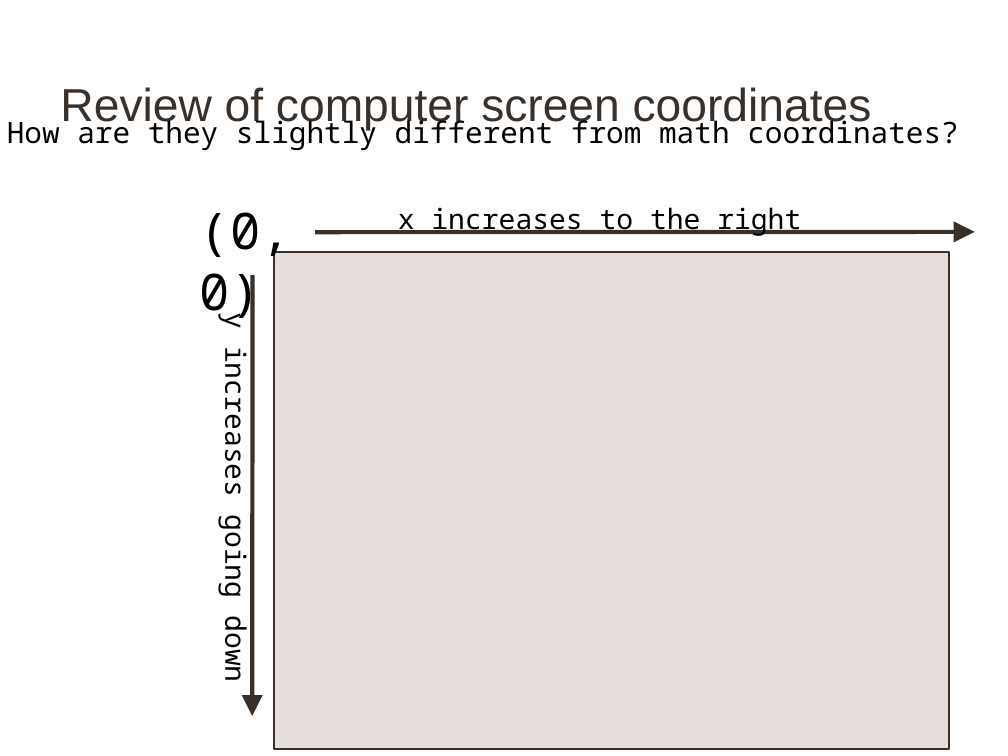
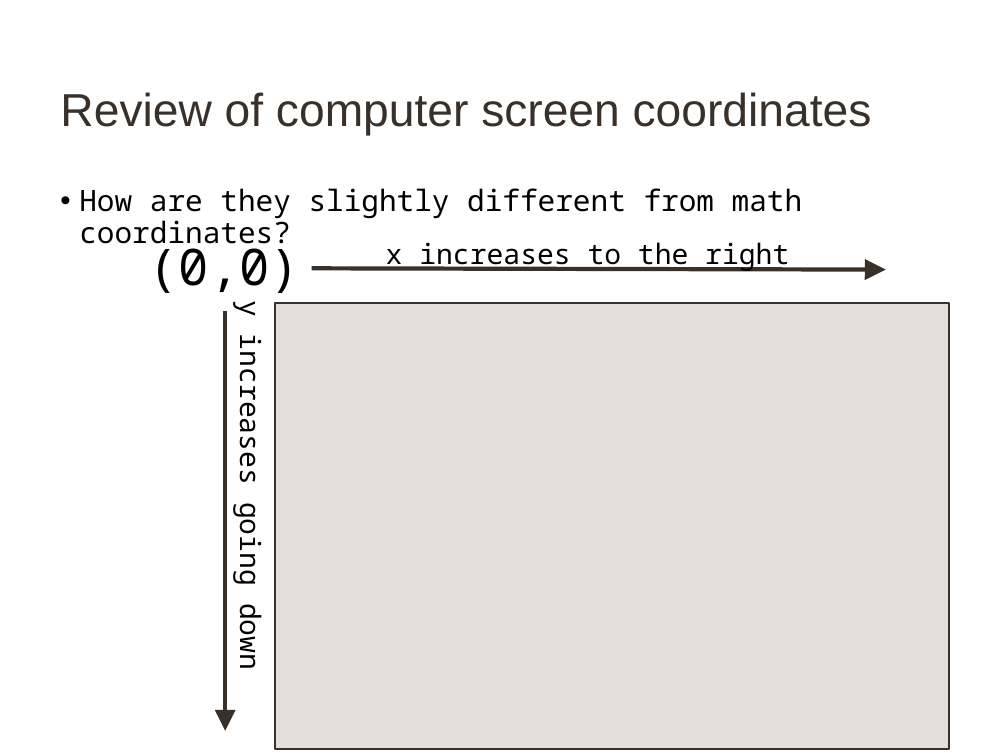
Before and after one commit to taps3/bootstrapcsp, a slide deck: slide 12 of bootstrapcsp_slidedeck.pptx (slide 11 before the commit). Drawn at 1008x756 pixels with LibreOffice and Linux fonts; fonts in the diff are those of the drawing. Boxes give left, top, right and bottom in pixels: in the first picture for what was removed or moved away, otherwise in the second. Text is boxed around its words. In the diff, an @@ line names an element or a change of style, - is before the commit and + after.

```diff
--- a/bootstrapcsp_slidedeck.pptx
+++ b/bootstrapcsp_slidedeck.pptx
@@ title "Review of computer screen coordinates" moved from (x1=60, y1=87, x2=872, y2=131) to (x1=60, y1=92, x2=872, y2=136) @@
@@ text "How are they slightly different ..." moved from (x1=7, y1=116, x2=959, y2=151) to (x1=79, y1=188, x2=803, y2=251) @@
@@ text "How are they slightly different ..." at (x1=79, y1=188, x2=803, y2=251): bullet none to • @@
@@ text "(0,0)" rewrapped from (x1=200, y1=212, x2=291, y2=323) to (x1=149, y1=238, x2=300, y2=293) @@
@@ text "x increases to the right" moved from (x1=398, y1=207, x2=801, y2=236) to (x1=386, y1=242, x2=789, y2=271) @@
@@ arrow moved from (316, 232) - (975, 232) to (311, 268) - (886, 269) @@
@@ text "y increases going down" moved from (x1=217, y1=313, x2=255, y2=680) to (x1=232, y1=301, x2=270, y2=668) @@
@@ arrow moved from (253, 275) - (252, 716) to (225, 311) - (225, 731) @@
@@ rectangle resized from (x1=274, y1=252, x2=949, y2=750) to (x1=275, y1=303, x2=949, y2=750) @@
```
Also in this commit, not shown: 148 other slides changed, 1 slide added, 2 slides removed, 15 other files.
